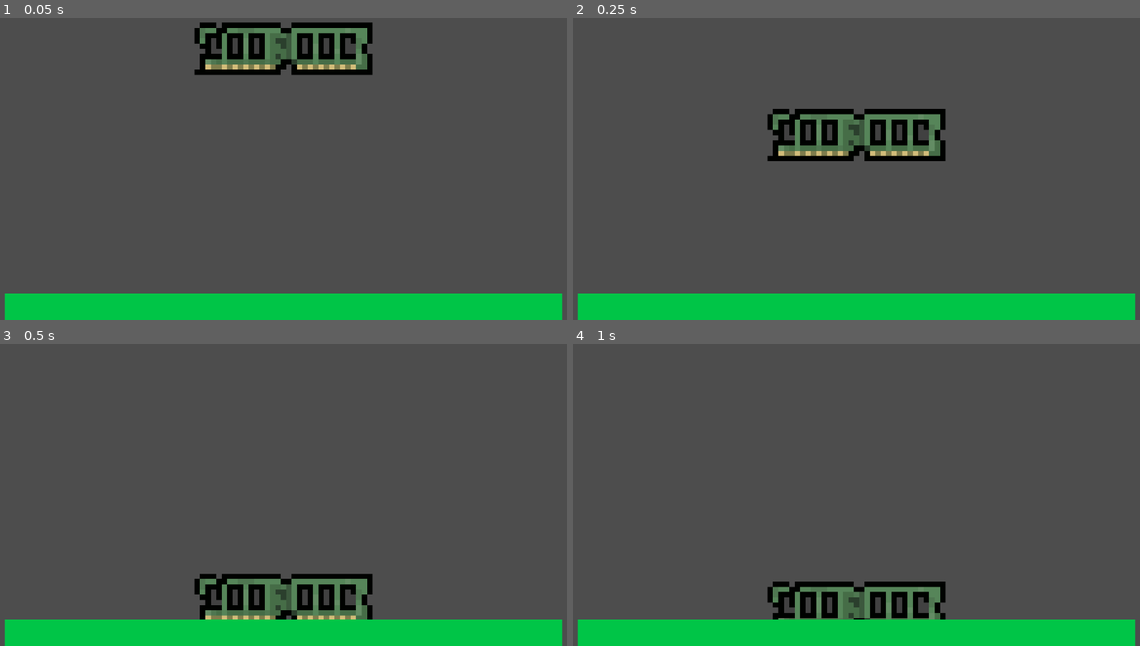
Above: before the commit, frames 1-4 (two rows, left to right).
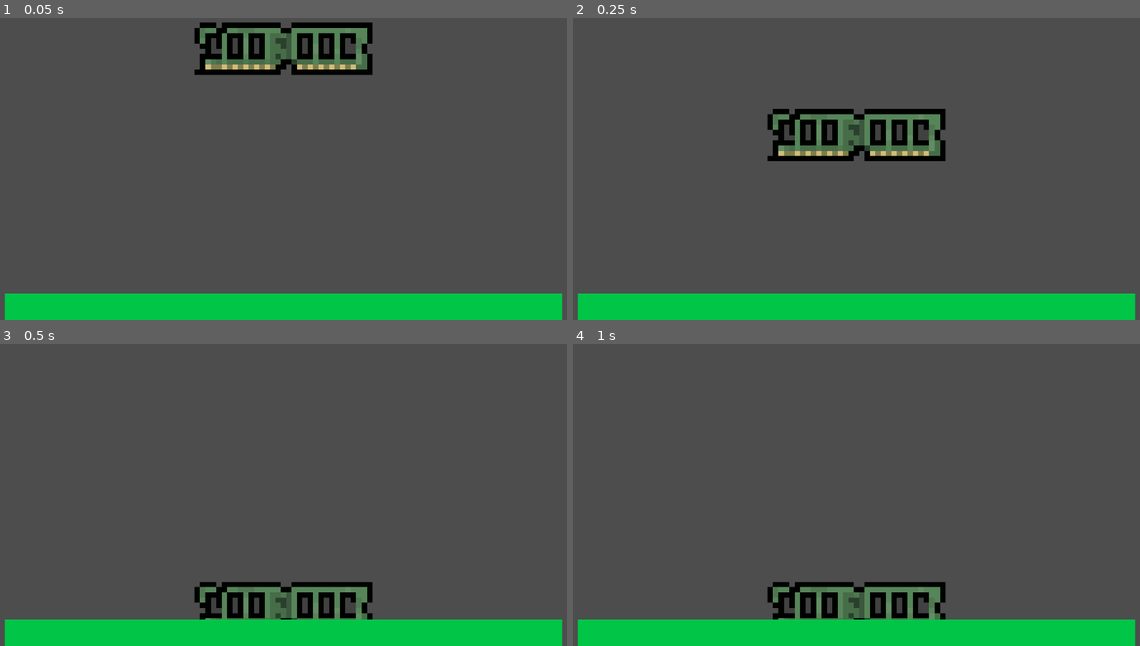
Above: after the commit, the same moments.

Repository: Raikosuu/Full-Tech-Panic_Public
Game: Godot game, scene res://scenes/minigame1.tscn
Same seed, same stepped clock (60 frames per second), same inputs: the game is played once before the commit and once after it. This scene is started directly instead of the project's main scene.
Inputs (mouse positions are in pixels of both pictures, inside the frame that each line leads up to):
- Up to frame 1 (0.05 s): no input
- Up to frame 2 (0.25 s): no input
- Up to frame 3 (0.5 s): no input
- Up to frame 4 (1 s): move the mouse to (981, 467) at 0.52 s; hold D (move_right) from 0.53 s (still down); click (981, 467) at 0.67 s

Frames 1-2 are identical in both runs. In frame 3, 2.8% of the frame differs, in the area x 34-66%, y 76-92%; in frame 4, 0.1%.

Commit message:
Added object snapping
object snaps into the defined area 2d node called ram_slot.

Diff:
--- a/scenes/minigame1.tscn
+++ b/scenes/minigame1.tscn
@@ -1,6 +1,7 @@
-[gd_scene load_steps=3 format=3 uid="uid://ca3nouy6qvt8t"]
+[gd_scene load_steps=4 format=3 uid="uid://ca3nouy6qvt8t"]
 
 [ext_resource type="PackedScene" uid="uid://pgpcgeywpbc5" path="res://scenes/ram_module.tscn" id="1_hyuno"]
+[ext_resource type="PackedScene" uid="uid://bhph80goxwfn5" path="res://scenes/ram_slot.tscn" id="2_o2b5h"]
 
 [sub_resource type="RectangleShape2D" id="RectangleShape2D_hyuno"]
 size = Vector2(178, 43)
@@ -26,3 +27,7 @@
 [node name="CollisionShape2D" type="CollisionShape2D" parent="Mother Board/StaticBody2D"]
 position = Vector2(89, 21.5)
 shape = SubResource("RectangleShape2D_hyuno")
+
+[node name="RAMslot" parent="Mother Board" instance=ExtResource("2_o2b5h")]
+position = Vector2(17, -13)
+accepted_components = Array[NodePath]([NodePath("../../RAM_Module")])
--- a/scenes/ram_module.tscn
+++ b/scenes/ram_module.tscn
@@ -1,27 +1,19 @@
-[gd_scene load_steps=5 format=3 uid="uid://pgpcgeywpbc5"]
+[gd_scene load_steps=4 format=3 uid="uid://pgpcgeywpbc5"]
 
 [ext_resource type="Script" uid="uid://dxv6nfcme5su2" path="res://scripts/drag_cont.gd" id="1_6bpva"]
 [ext_resource type="Texture2D" uid="uid://482ial2ydp4u" path="res://assets/Computer parts/DDR4_RAM.png" id="1_13k6a"]
 
-[sub_resource type="PhysicsMaterial" id="PhysicsMaterial_6bpva"]
-bounce = 0.2
-
 [sub_resource type="RectangleShape2D" id="RectangleShape2D_6bpva"]
 size = Vector2(56, 12)
 
-[node name="RAM_Module" type="Node2D"]
-
-[node name="RigidBody2D" type="RigidBody2D" parent="."]
-input_pickable = true
-mass = 0.8
-physics_material_override = SubResource("PhysicsMaterial_6bpva")
+[node name="RAM_Module" type="RigidBody2D"]
 script = ExtResource("1_6bpva")
 
-[node name="Ddr4Ram" type="Sprite2D" parent="RigidBody2D"]
+[node name="Ddr4Ram" type="Sprite2D" parent="."]
 position = Vector2(9.536743e-07, 0)
 scale = Vector2(1.7195122, 1.6666666)
 texture = ExtResource("1_13k6a")
 
-[node name="CollisionShape2D" type="CollisionShape2D" parent="RigidBody2D"]
+[node name="CollisionShape2D" type="CollisionShape2D" parent="."]
 position = Vector2(0, -2)
 shape = SubResource("RectangleShape2D_6bpva")
--- /dev/null
+++ b/scenes/ram_slot.tscn
@@ -0,0 +1,12 @@
+[gd_scene load_steps=3 format=3 uid="uid://bhph80goxwfn5"]
+
+[ext_resource type="Script" uid="uid://cix02ah8enkhw" path="res://scripts/ram_slot.gd" id="1_dpm3d"]
+
+[sub_resource type="RectangleShape2D" id="RectangleShape2D_o2b5h"]
+size = Vector2(30.625, 9.75)
+
+[node name="RAMslot" type="Area2D"]
+script = ExtResource("1_dpm3d")
+
+[node name="CollisionShape2D" type="CollisionShape2D" parent="."]
+shape = SubResource("RectangleShape2D_o2b5h")
--- a/scripts/drag_cont.gd
+++ b/scripts/drag_cont.gd
@@ -1,11 +1,29 @@
 extends RigidBody2D
+
+signal released(component)
 
 var is_grabbed: bool = false
 var touch_index: int = -1
-var drag_offset: Vector2 = Vector2.ZERO  # offset from object center to grab point
+var drag_offset: Vector2 = Vector2.ZERO
+var snapped: bool = false
 
 func _process(delta: float) -> void:
+	if snapped:
+		return
+
 	if is_grabbed:
+		# Detect release in _process — more reliable on RigidBody2D
+		var still_held: bool = false
+		if touch_index == -1:
+			still_held = Input.is_mouse_button_pressed(MOUSE_BUTTON_LEFT)
+		else:
+			still_held = true  # touch release is caught in _input
+
+		if not still_held:
+			_release()
+			return
+
+		# Move toward pointer
 		var target_pos: Vector2
 		if touch_index == -1:
 			target_pos = get_global_mouse_position() - drag_offset
@@ -13,22 +31,22 @@
 			target_pos = _get_touch_position() - drag_offset
 
 		var direction = target_pos - global_position
-		# Smooth follow instead of teleport — tune the multiplier (15) to taste
 		linear_velocity = direction * 15
 
 func _get_touch_position() -> Vector2:
 	return get_viewport().get_touch_position(touch_index)
 
 func _input(event: InputEvent) -> void:
-	# Mouse input
-	if event is InputEventMouseButton and touch_index == -1:
+	if snapped:
+		return
+
+	# Mouse PRESS only — release is handled in _process
+	if event is InputEventMouseButton and event.button_index == MOUSE_BUTTON_LEFT and touch_index == -1:
 		if event.pressed:
-			var local_pos = to_local(get_global_mouse_position())  # ← use global mouse
+			var local_pos = to_local(get_global_mouse_position())
 			if _is_point_inside(local_pos):
 				drag_offset = local_pos
 				_grab()
-		else:
-			_release()
 
 	# Touch input
 	elif event is InputEventScreenTouch:
@@ -43,7 +61,7 @@
 			_release()
 
 	elif event is InputEventScreenDrag and event.index == touch_index:
-		pass  # handled in _process
+		pass
 
 func _is_point_inside(local_pos: Vector2) -> bool:
 	for child in get_children():
@@ -59,7 +77,20 @@
 	is_grabbed = true
 	gravity_scale = 0
 	linear_velocity = Vector2.ZERO
+	print("Grabbed!")  # debug — remove later
 
 func _release() -> void:
 	is_grabbed = false
+	print("Released!")  # debug — remove later
+	emit_signal("released", self)
+
+func snap() -> void:
+	snapped = true
+	freeze = true
+	linear_velocity = Vector2.ZERO
+	gravity_scale = 0
+	print("Snapped!")  # debug — remove later
+
+func drop() -> void:
 	gravity_scale = 1
+	print("Dropped — no overlap")  # debug — remove later
--- /dev/null
+++ b/scripts/ram_slot.gd
@@ -0,0 +1,18 @@
+extends Area2D
+
+# Assign every draggable component that can snap here via the Inspector
+@export var accepted_components: Array[NodePath] = []
+
+func _ready() -> void:
+	# Connect to the released signal of each registered component
+	for path in accepted_components:
+		var node = get_node(path)
+		if node and node.has_signal("released"):
+			node.released.connect(_on_component_released)
+
+func _on_component_released(component: RigidBody2D) -> void:
+	if get_overlapping_bodies().has(component):
+		component.global_position = global_position
+		component.snap()
+	else:
+		component.drop()
Not shown, added: scripts/ram_slot.gd.uid
